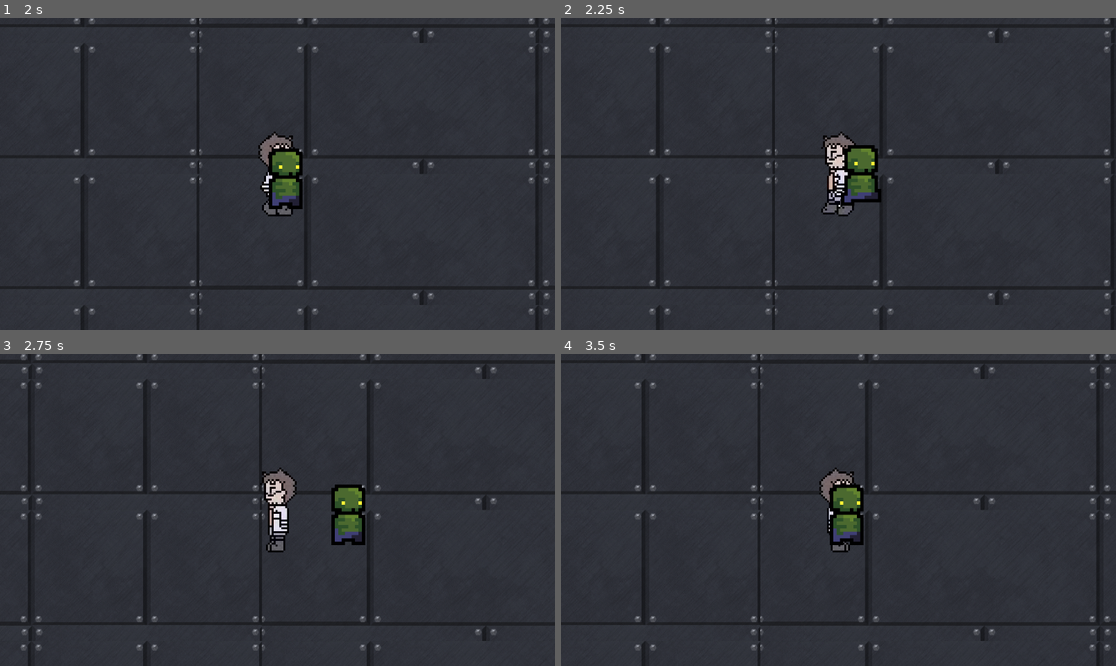
Above: before the commit, frames 1-4 (two rows, left to right).
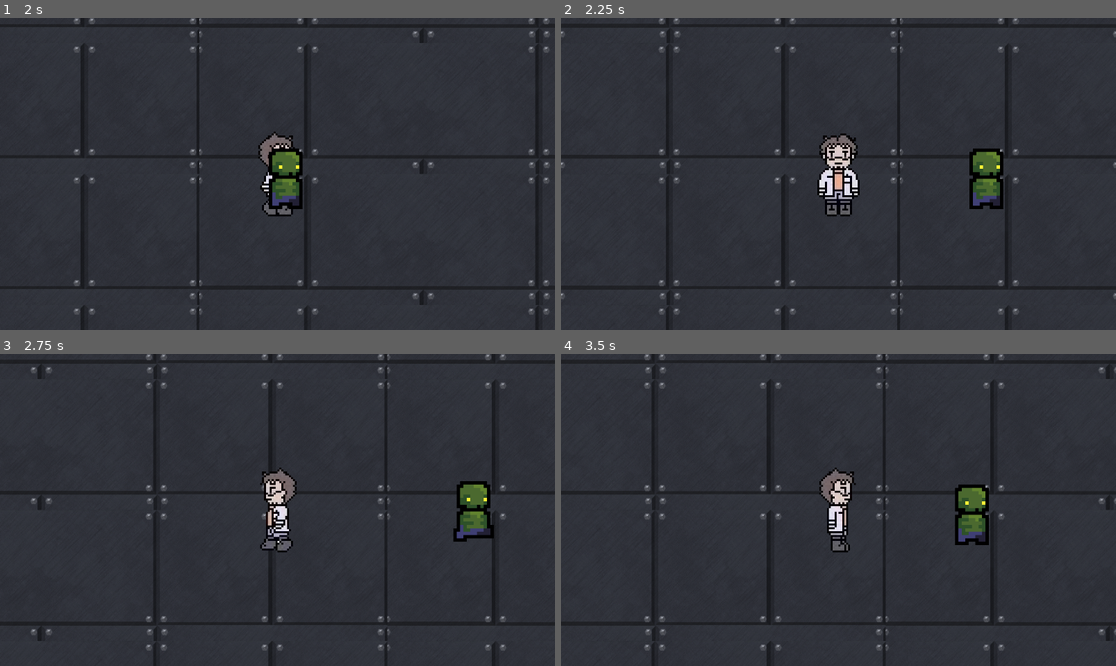
Above: after the commit, the same moments.

Repository: sameerahmuzammil/escape-room
Game: Godot game, scene res://scenes/game.tscn
Same seed, same stepped clock (60 frames per second), same inputs: the game is played once before the commit and once after it.
Inputs:
- Up to frame 1 (2 s): tap Enter (ui_accept) at 0.5, 0.6, 0.77, 1.07, 1.35, 1.52, 1.82 s; hold Right (Move Right) from 0.53 s (still down)
- Up to frame 2 (2.25 s): release Right (Move Right) at 2.03 s; hold Left (Move Left) from 2.03 s (still down); tap Enter (ui_accept) at 2.1 s
- Up to frame 3 (2.75 s): keep holding Left (Move Left)
- Up to frame 4 (3.5 s): release Left (Move Left) at 2.78 s; hold Right (Move Right) from 2.78 s (still down); tap Enter (ui_accept) at 2.85, 3.02, 3.32 s

Frame 1 is identical in both runs. In frame 2, 6.5% of the frame differs, in the area x 0-100%, y 0-100%; in frame 3, 6.3%; in frame 4, 6.0%.

Commit message:
scene updates

Diff:
--- /dev/null
+++ b/escape-room/scripts/attack_area.gd
@@ -0,0 +1 @@
+extends Area2D
--- a/escape-room/scripts/killzone.gd
+++ b/escape-room/scripts/killzone.gd
@@ -4,6 +4,7 @@
 
 func _on_body_entered(body: Node2D) -> void:
 	print("You died!")
+	timer.start()
 
 
 func _on_timer_timeout() -> void:
--- /dev/null
+++ b/escape-room/scripts/player.gd
@@ -0,0 +1,47 @@
+extends CharacterBody2D
+
+
+const SPEED = 300.0
+const JUMP_VELOCITY = -400.0
+const GRAVITY = 980
+@onready var anim = $AnimatedSprite2D
+@export var speed := 200
+
+
+func _physics_process(delta: float) -> void:
+	# Add the gravity.
+	if not is_on_floor():
+		velocity.y += GRAVITY * delta
+
+	# Handle jump.
+	if Input.is_action_just_pressed("ui_accept") and is_on_floor():
+		velocity.y = JUMP_VELOCITY
+
+	# Get the input direction and handle the movement/deceleration.
+	# As good practice, you should replace UI actions with custom gameplay actions.
+	var direction := Input.get_axis("ui_left", "ui_right")
+	if direction:
+		velocity.x = direction * SPEED
+	else:
+		velocity.x = move_toward(velocity.x, 0, SPEED)
+
+
+	var input_vector = Vector2.ZERO
+	if Input.is_action_pressed("Move Up"):
+		input_vector.y -= 1
+		anim.play("move_up")
+	elif Input.is_action_pressed("Move Down"):
+		input_vector.y += 1
+		anim.play("move_down")
+	elif Input.is_action_pressed("Move Right"):
+		input_vector.x += 1
+		anim.play("move_right")
+	elif Input.is_action_pressed("Move Left"):
+		input_vector.x -= 1
+		anim.play("move_left")
+	else:
+		anim.play("idle")
+	input_vector = input_vector.normalized()
+	velocity = input_vector * speed
+
+	move_and_slide()
--- /dev/null
+++ b/escape-room/scripts/zombie.gd
@@ -0,0 +1,40 @@
+extends CharacterBody2D
+
+@export var speed: float = 100
+@export var change_interval: float = 2.0
+
+var direction: Vector2 = Vector2.RIGHT
+var timer: float = 0.0
+
+@onready var anim: AnimatedSprite2D = $AnimatedSprite2D
+
+func _ready():
+	pick_new_direction()
+	timer = change_interval
+
+func _physics_process(delta):
+	timer -= delta
+	if timer <= 0:
+		pick_new_direction()
+		timer = change_interval
+
+	velocity = direction * speed
+	move_and_slide()
+
+	# Agar collision hua, direction change kar do
+	for i in range(get_slide_collision_count()):
+		var collision = get_slide_collision(i)
+		var collider = collision.get_collider()
+		if collider and not collider.is_in_group("player"):
+			pick_new_direction()
+			timer = change_interval
+			break
+
+func pick_new_direction():
+	var choices = [Vector2.UP, Vector2.DOWN, Vector2.LEFT, Vector2.RIGHT]
+	direction = choices[randi() % choices.size()]
+
+func _on_AttackArea_body_entered(body):
+	if body.is_in_group("player"):
+		anim.play("attack")
+		$AttackArea/AudioStreamPlayer2D.play()  # <-- if you added an AudioStreamPlayer2D node
Not shown, added: escape-room/scripts/attack_area.gd.uid
Not shown, added: escape-room/scripts/player.gd.uid
Not shown, added: escape-room/scripts/zombie.gd.uid
